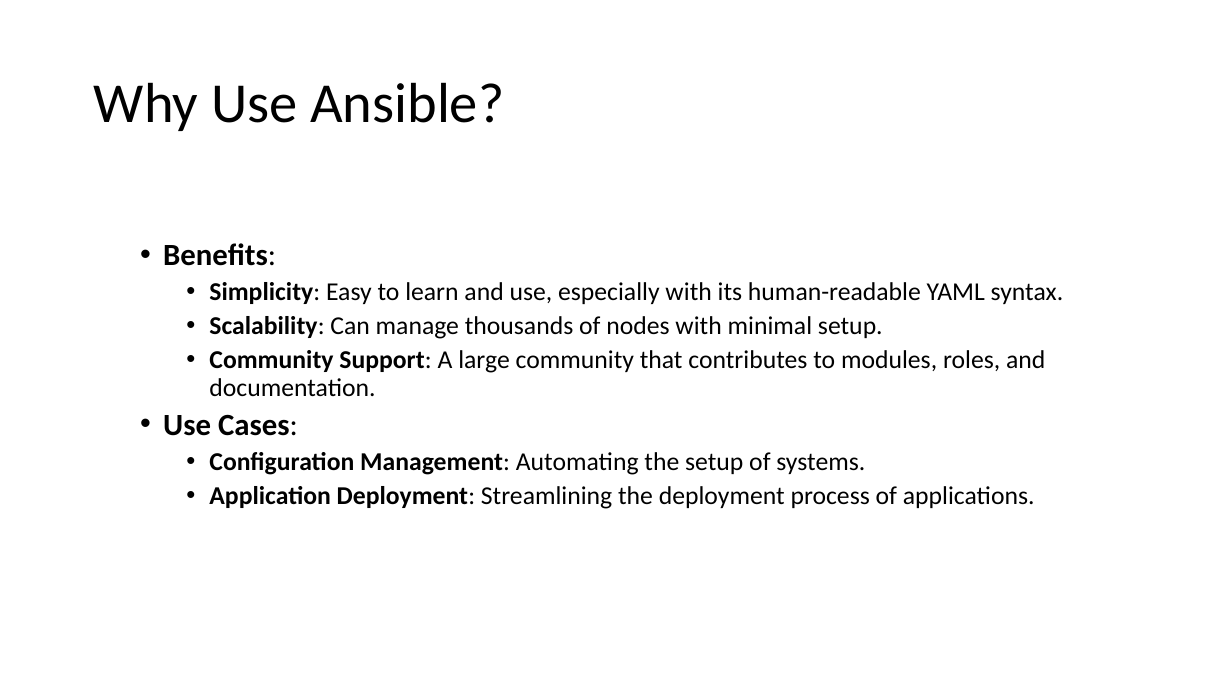
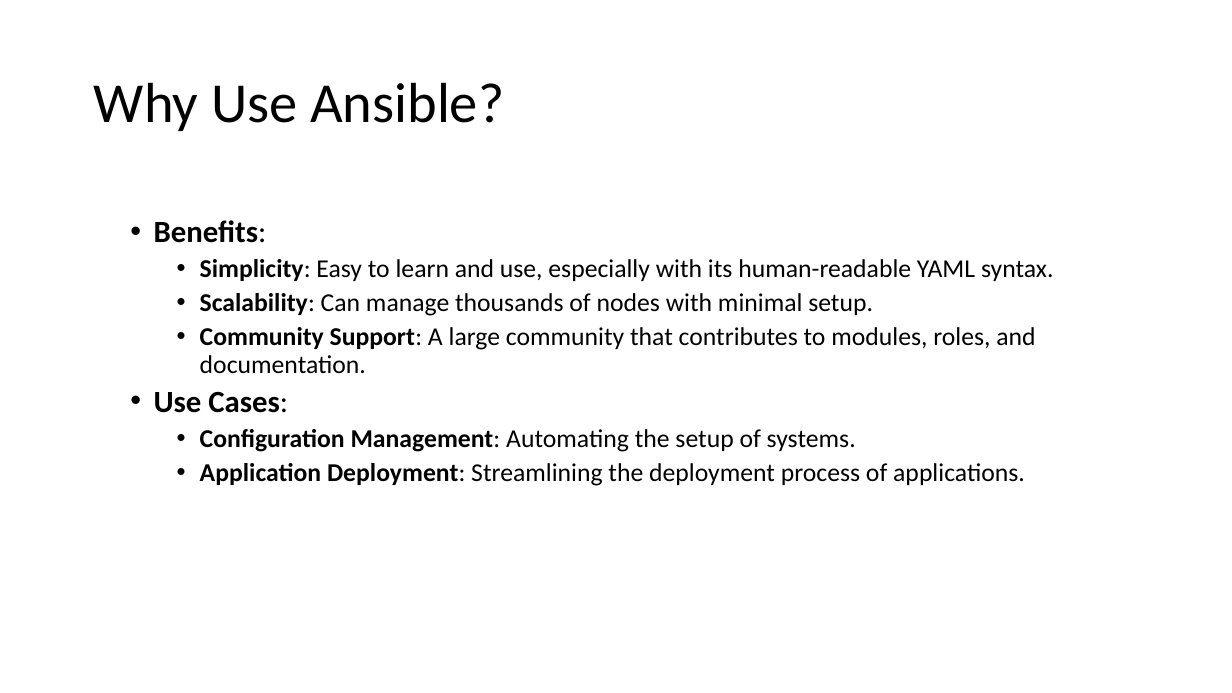
Before and after one commit to abirbandy/ansible-study-material, a slide deck: slide 4 of Introduction to Ansible.pptx. Drawn at 1232x693 pixels with LibreOffice and Linux fonts; fonts in the diff are those of the drawing. Boxes give left, top, right and bottom in pixels: in the first picture for what was removed or moved away, otherwise in the second. Text is boxed around its words. In the diff, an @@ line names an element or a change of style, - is before the commit and + after.

```diff
--- a/Introduction to Ansible.pptx
+++ b/Introduction to Ansible.pptx
@@ text "Benefits:": place and size @@
-text "Benefits:" at box(163, 243, 1064, 509)
+text "Benefits:" at box(154, 220, 1054, 486)
```
Also in this commit, not shown: 4 other slides changed, 19 slides added, 1 slide removed.
